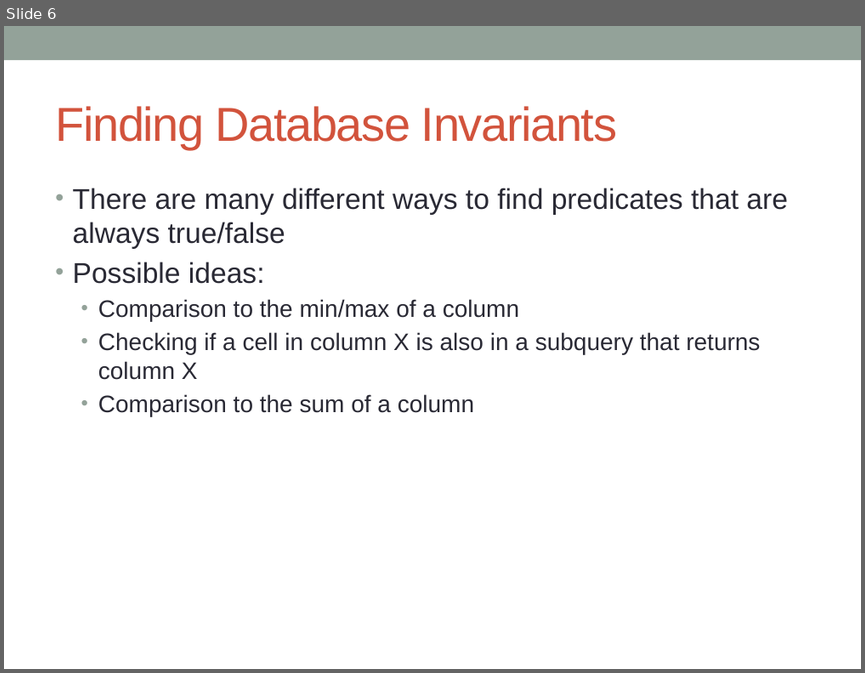
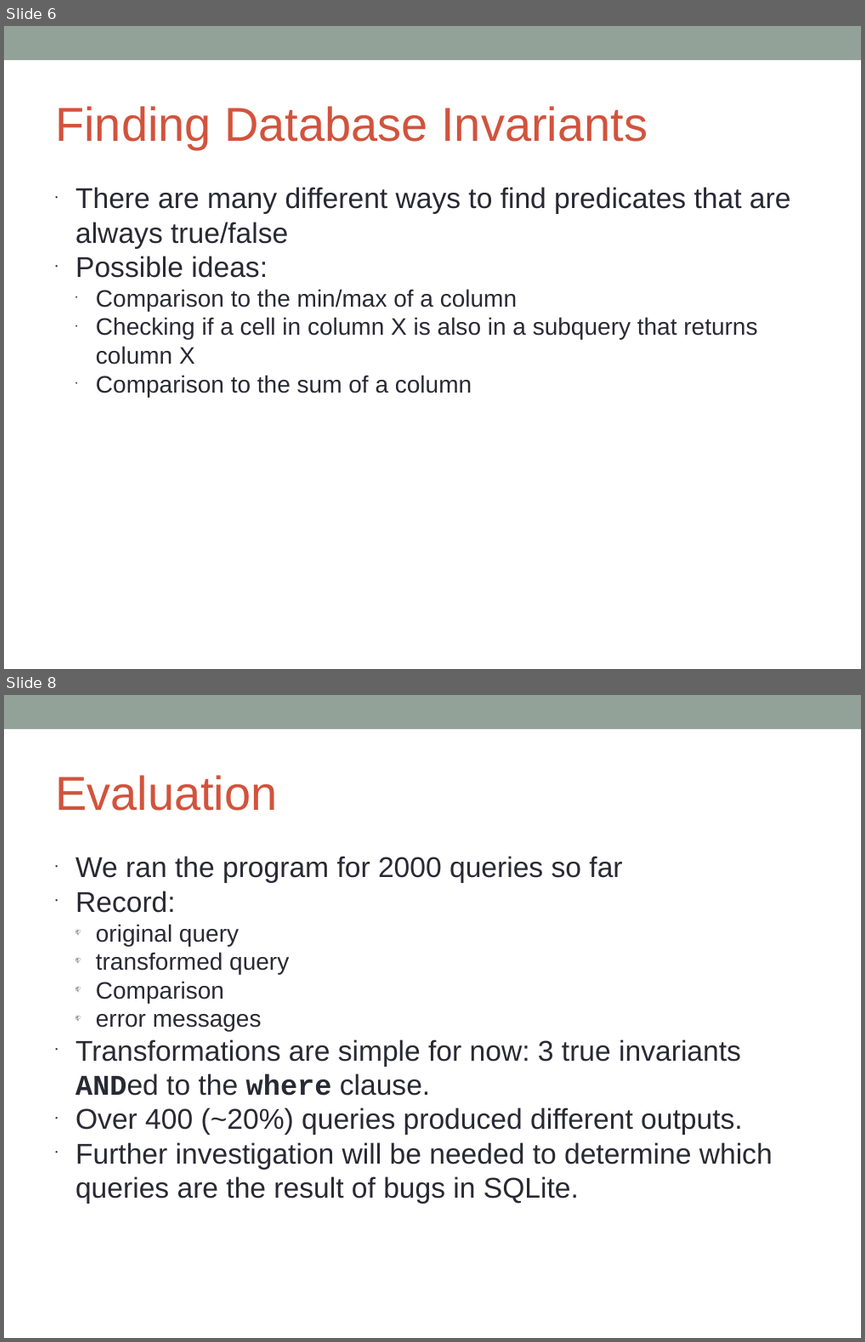
Before and after one commit to benmishkanian/sqltransform, a slide deck: sqltransformpresentation.pptx. Shown one above the other, each under a label of ours: slide 6 before the commit, slides 6 and 8 after it; the slides between them are not shown. The pictures are 865x673 and 865x1342 pixels, drawn with LibreOffice and Linux fonts; fonts in the diff are those of the drawing. Boxes give left, top, right and bottom in pixels: in the first picture for what was removed or moved away, otherwise in the second. Text is boxed around its words. In the diff, an @@ line names an element or a change of style, - is before the commit and + after.

```diff
--- a/sqltransformpresentation.pptx
+++ b/sqltransformpresentation.pptx
@@ slide 8 added at [4,695,861,1338], background #FFFFFF; not listed: 1 template element that a slide beside it also shows @@
@@ text added at [55,775,277,811], 40 pt, text #D2533C @@
+Evaluation
@@ text added at [75,856,772,1203], 24 pt, text #292934 @@
+• We ran the program for 2000 queries so far
+• Record:
+  📫 original query
+  📫 transformed query
+  📫 Comparison
+  📫 error messages
+• Transformations are simple for now: 3 true invariants ANDed to the where clause.
+• Over 400 (~20%) queries produced different outputs.
+• Further investigation will be needed to determine which queries are the result of bugs in SQLite.
@@ slide 6 changed as well @@
@@ text "Finding Database Invariants" at [55,106,647,149]: letter spacing -1 to 0 pt @@
@@ text "There are many different ways ..." at [75,187,791,397]: indent changed; less space between paragraphs @@
```
Also in this commit, not shown: 5 other slides changed, 3 other slides added, 1 slide removed, 1 other file.
